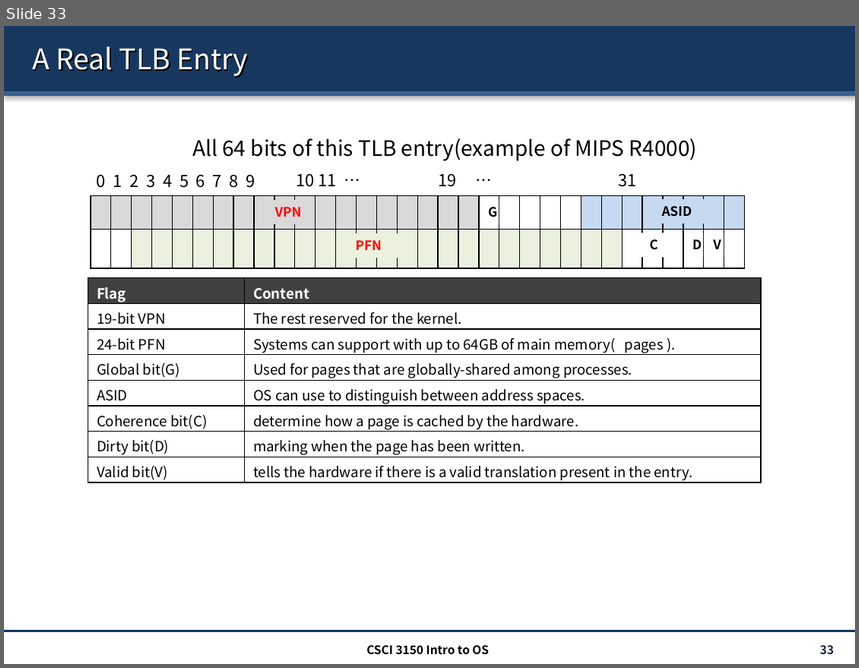
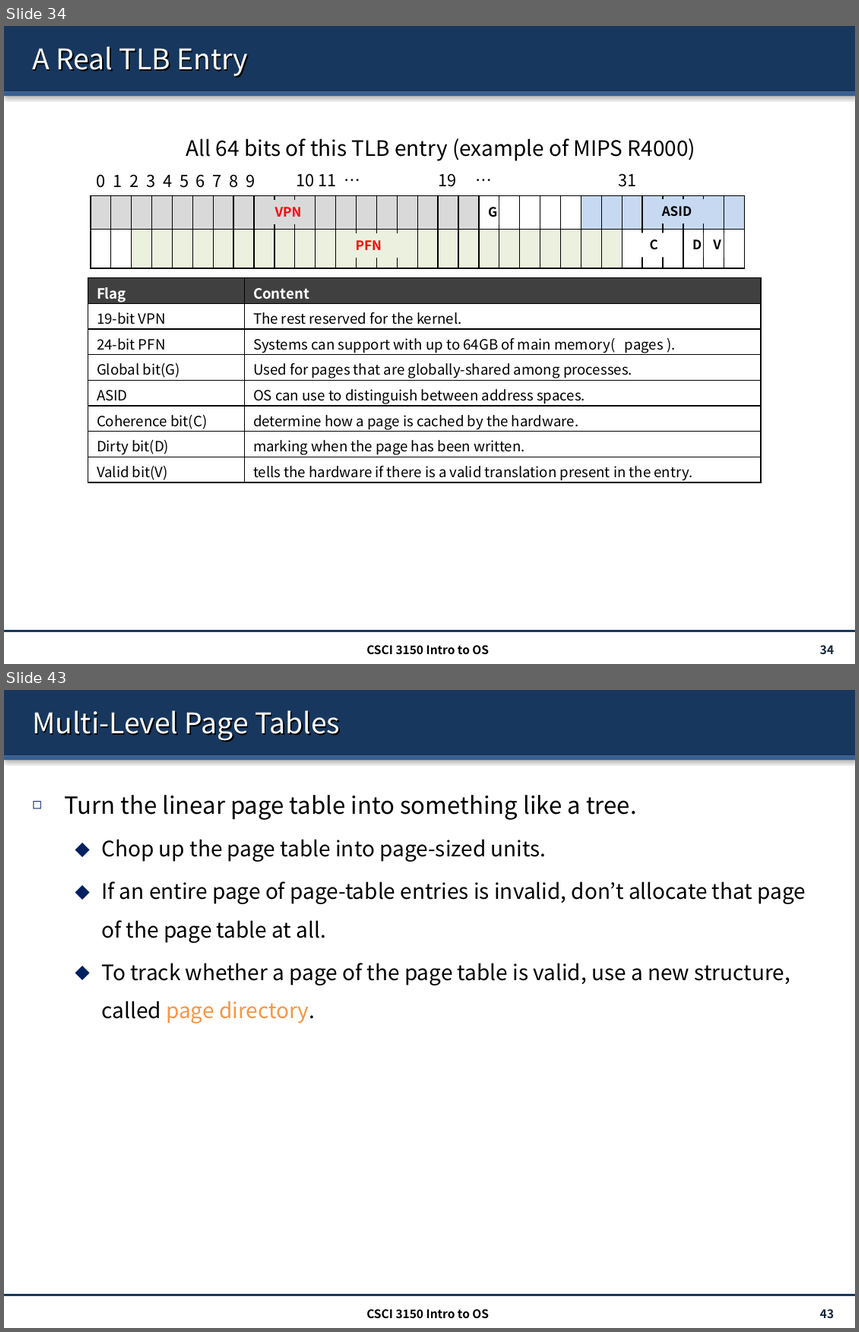
Before and after one commit to henryhxu/CSCI3150, a slide deck: lecture/lec11_paging.pptx. Shown one above the other, each under a label of ours: slide 33 before the commit, slides 34 and 43 after it; the slides between them are not shown. The pictures are 859x668 and 859x1332 pixels, drawn with LibreOffice and Linux fonts; fonts in the diff are those of the drawing. Boxes give left, top, right and bottom in pixels: in the first picture for what was removed or moved away, otherwise in the second. Text is boxed around its words. In the diff, an @@ line names an element or a change of style, - is before the commit and + after.

```diff
--- a/lecture/lec11_paging.pptx
+++ b/lecture/lec11_paging.pptx
@@ slide 43 added at (4,690,855,1328), background #FFFFFF; not listed: 3 template elements that a slide beside it also shows @@
@@ title added at (32,711,340,741), 24 pt, text #FFFFFF @@
+Multi-Level Page Tables
@@ text added at (64,795,807,1024), 18 pt, text #000000 @@
+◻ Turn the linear page table into something like a tree.
+  ⬥ Chop up the page table into page-sized units.
+  ⬥ If an entire page of page-table entries is invalid, don’t allocate that page of the page table at all.
+  ⬥ To track whether a page of the page table is valid, use a new structure, called page directory.
@@ text added at (367,1309,489,1319), 10 pt, text #000000, bold @@
+CSCI 3150 Intro to OS
@@ page number added at (820,1309,834,1319), 10 pt, text #0F243E, bold @@
+43
@@ what was slide 33 is now slide 34 @@
@@ slide 34 changed as well @@
@@ text at (186,138,696,161): spaces changed @@
-All 64 bits of this TLB entry(example of MIPS R4000)
+All 64 bits of this TLB entry (example of MIPS R4000)
@@ page number at (820,645,834,655): text changed @@
-33
+34
```
Also in this commit, not shown: 6 other slides changed, 23 other slides added.
